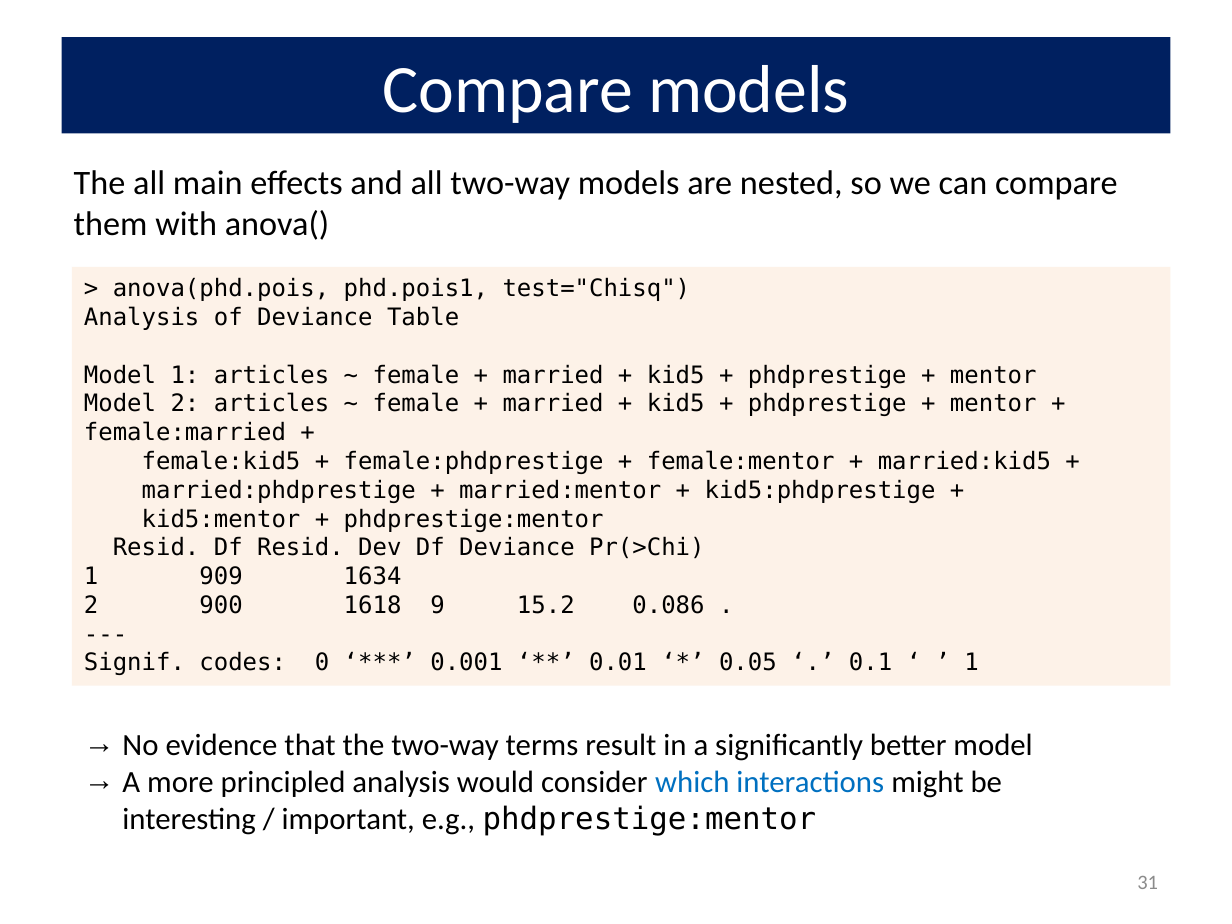
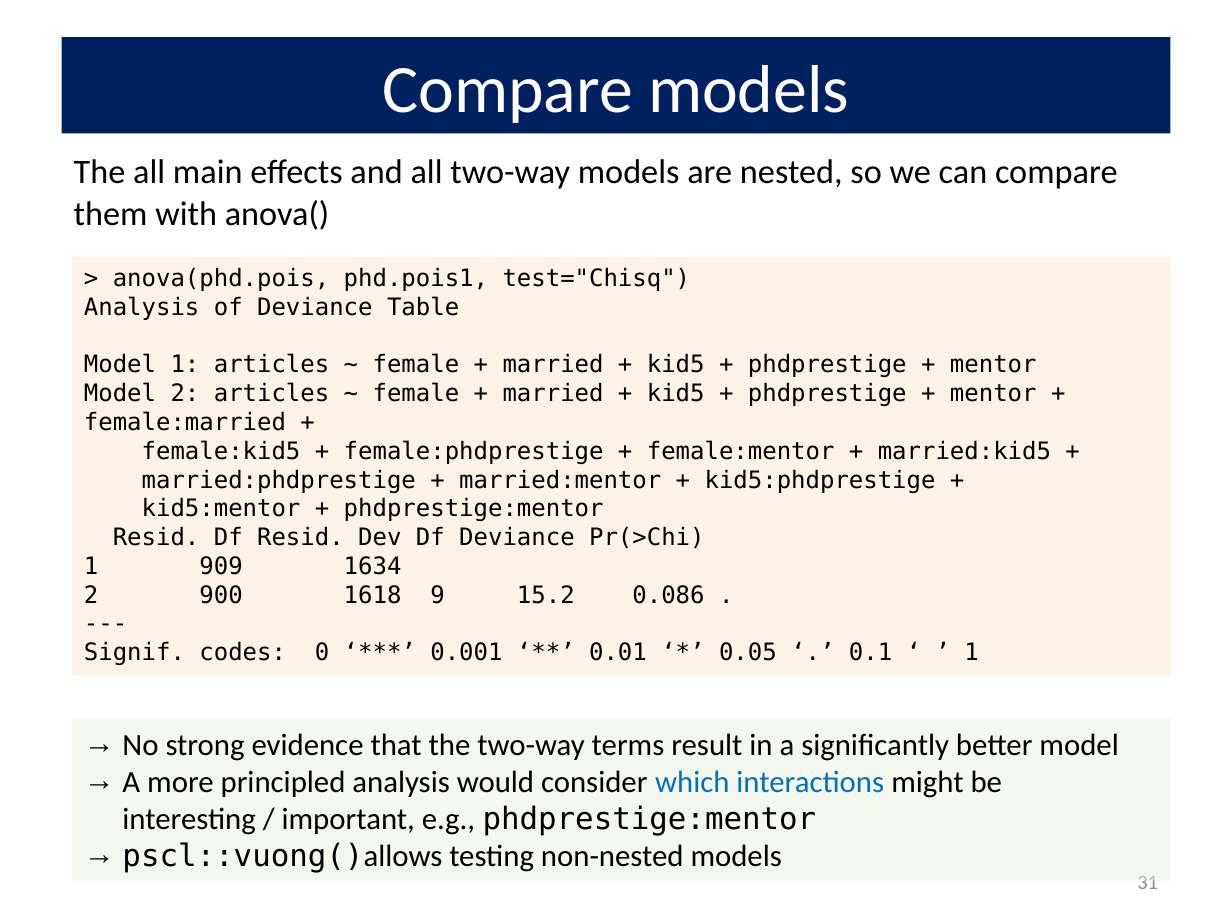
Before and after one commit to friendly/psy6136, a slide deck: slide 31 of lectures/09-CountData.pptx. Drawn at 1232x924 pixels with LibreOffice and Linux fonts; fonts in the diff are those of the drawing. Boxes give left, top, right and bottom in pixels: in the first picture for what was removed or moved away, otherwise in the second. Text is boxed around its words. In the diff, an @@ line names an element or a change of style, - is before the commit and + after.

```diff
--- a/lectures/09-CountData.pptx
+++ b/lectures/09-CountData.pptx
@@ text "The all main effects and ...": place and size @@
-text "The all main effects and ..." at [74, 170, 1118, 240]
+text "The all main effects and ..." at [74, 159, 1118, 230]
@@ rectangle "> anova(phd.pois, phd.pois1, test="Chisq")": place and size @@
-rectangle "> anova(phd.pois, phd.pois1, test="Chisq")" at [71, 267, 1170, 686]
+rectangle "> anova(phd.pois, phd.pois1, test="Chisq")" at [71, 256, 1170, 675]
@@ rectangle "No strong evidence that the ...": place and size @@
-rectangle "No strong evidence that the ..." at [122, 733, 1032, 836]
+rectangle "No strong evidence that the ..." at [71, 718, 1170, 880]
@@ rectangle "No strong evidence that the ..." at [71, 718, 1170, 880]: fill none to #EBF1DE at 50% opacity @@
@@ text in rectangle at [122, 733, 1118, 761]: text changed @@
-→ No evidence that the two-way terms result in a significantly better model
+→ No strong evidence that the two-way terms result in a significantly better model
@@ text in rectangle at [122, 842, 782, 873]: paragraph added @@
+→ pscl::vuong()allows testing non-nested models
```
Also in this commit, not shown: 20 other slides changed, 1 slide added, 26 other files.
